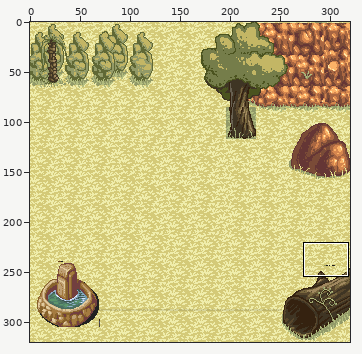
One commit to this sprite sheet: public/FIeld.png. Above, an overview of the earlier version with the close-up marked.
Close-up. Before the commit:
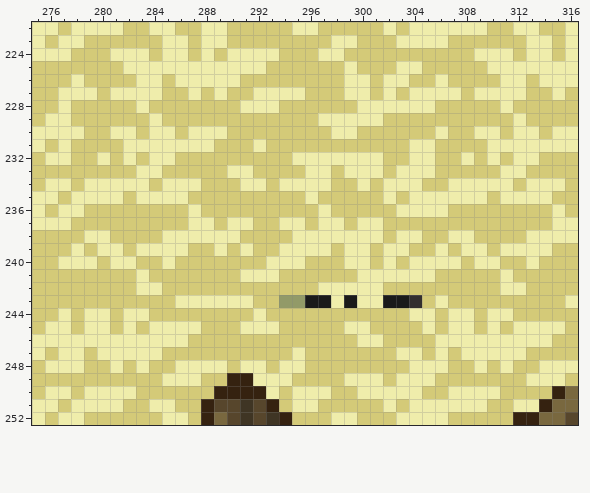
The file is 320x320 pixels. Colours within 5 levels of each other are drawn and written as one. Shown: x 275..316, y 222..252. The commit also changed other parts of the picture, which this record leaves out.
Once edited:
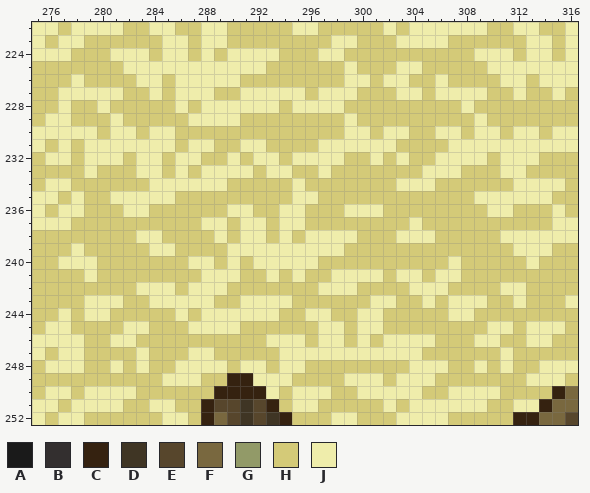
Palette (. is transparent): A #1a1a1a  B #332f2f  C #352210  D #3f3524  E #57462c  F #79683f  G #929a68  H #d4ca78  J #efedab
Change:
Changed rows in their new state; - is an unchanged pixel.
first column x 279:
227 -J-HH--J-JH-J-----JJ-H-HJ-H--J-HH-
228 -J--H--J-JJJ----JJJJ-HHHHHH--J--H-
229 --J--H--JJJJ------HH-HH-------J--H
230 J-------HHH--------H-J-JJ---J-----
231 JJJ----H----J-----JJJJJJ-HH-JJJ---
232 J-JHJ-HJJ--J-JJ-----HH--JHHJJ-JHJ-
233 J------J-JJ---JJ-H--HHH-HH-JJ-----
234 HHHHHJ---JJ-HH-H-HH--H-H--J-HHHHHJ
235 HH-J---H--------J------H-HHHHH-J--
236 ---JJ---H--JJ--JJ-H-JJJ-HHHH---JJ-
237 --------H-JH-J----HH-HH--J--------
238 HH--JJHHHH-HJJ-JH----HH---J-HH--JJ
239 -HH-H--H--HJ-JJ----JHH-HH--H-HH-H-
240 --HH--H-JJ-J-J---J--HH-H-HHH--HH--
241 J---H----JJJHH--J--JJ--H--HJJ---H-
242 ------J-JJJ----------HH--JJJ------
243 JJJ--JJ---HH-JJJHHHHHH-JHHJHJJJ--J
244 ---HH--J-JJJJ-J--JJ--JJ--HH----HH-
245 HH--JHHH-JJJHHH---JJH-J---H-HH--JH
246 HH--HHHH------JJJ-JJ--HJJJJHHH--HH
247 -HHH-H--JJ-----J-JJJJJJJ---H-HHH-H
